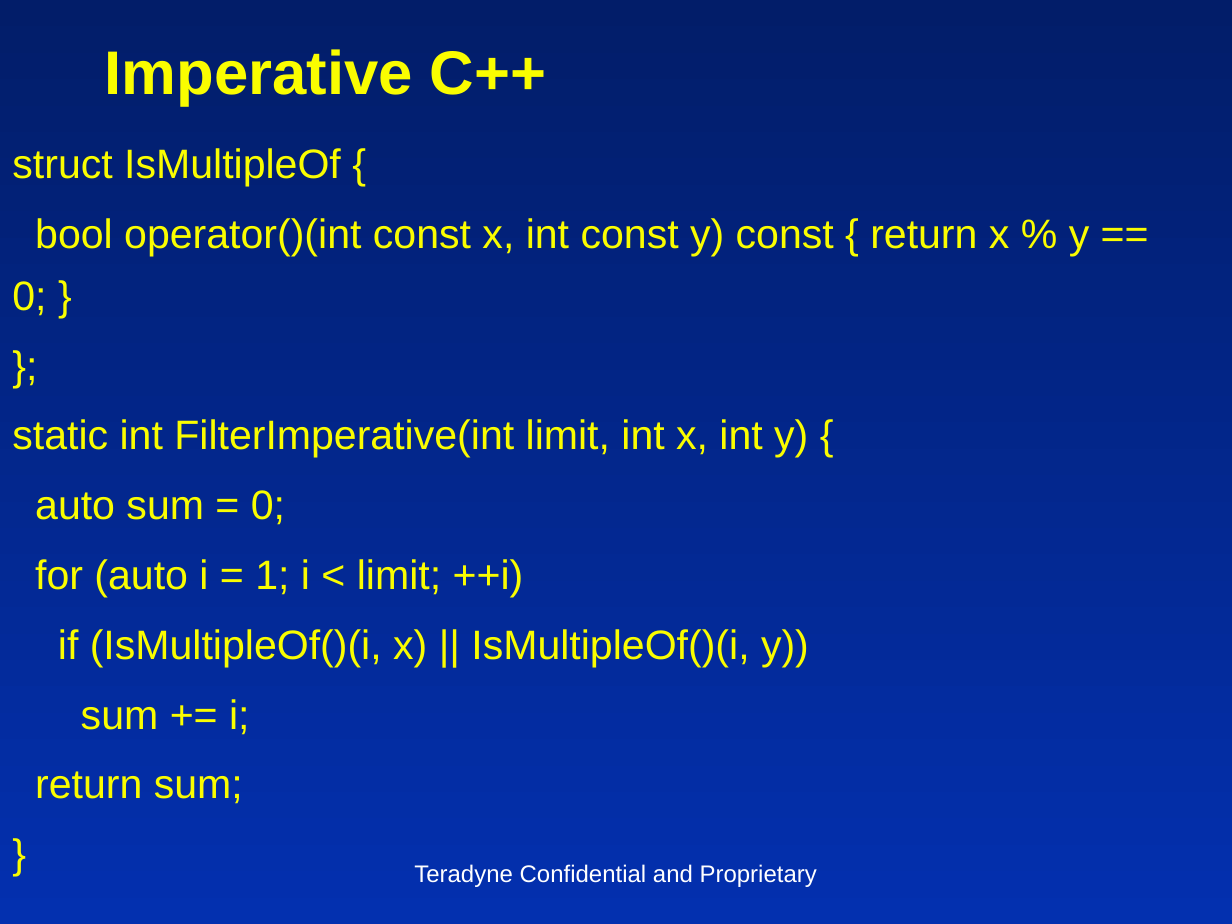
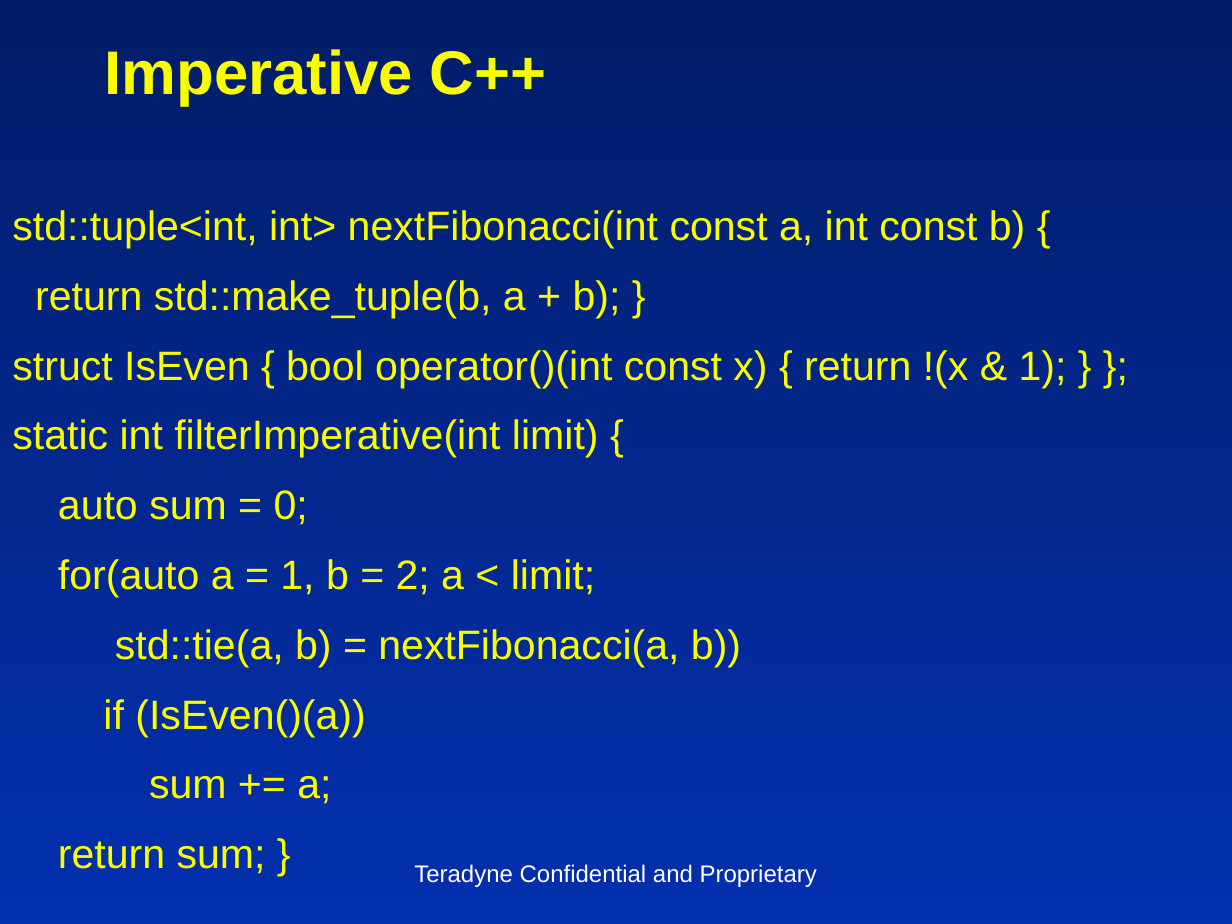
Before and after one commit to insideoutclub/Euler, a slide deck: slide 7 of FiveEasyPieces2.pptx (slide 14 before the commit). Drawn at 1232x924 pixels with LibreOffice and Linux fonts; fonts in the diff are those of the drawing. Boxes give left, top, right and bottom in pixels: in the first picture for what was removed or moved away, otherwise in the second. Text is boxed around its words. In the diff, an @@ line names an element or a change of style, - is before the commit and + after.

```diff
--- a/FiveEasyPieces2.pptx
+++ b/FiveEasyPieces2.pptx
@@ text at [12, 210, 1067, 458]: text changed @@
-struct IsMultipleOf {
-bool operator()(int const x, int const y) const { return x % y == 0; }
-};
-static int FilterImperative(int limit, int x, int y) {
+std::tuple<int, int> nextFibonacci(int const a, int const b) {
+return std::make_tuple(b, a + b); }
+struct IsEven { bool operator()(int const x) { return !(x & 1); } };
+static int filterImperative(int limit) {
@@ text at [58, 559, 741, 874]: text changed @@
-for (auto i = 1; i < limit; ++i)
-if (IsMultipleOf()(i, x) || IsMultipleOf()(i, y))
-sum += i;
-return sum;
-}
+for(auto a = 1, b = 2; a < limit;
+std::tie(a, b) = nextFibonacci(a, b))
+if (IsEven()(a))
+sum += a;
+return sum; }
```
Also in this commit, not shown: 4 other slides changed, 7 slides removed, 1 other file.
